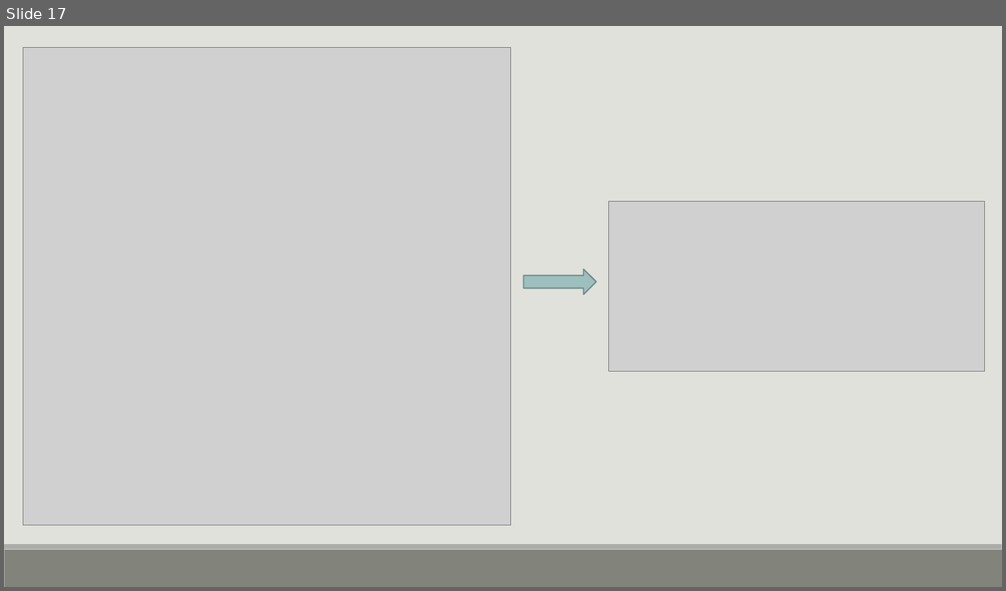
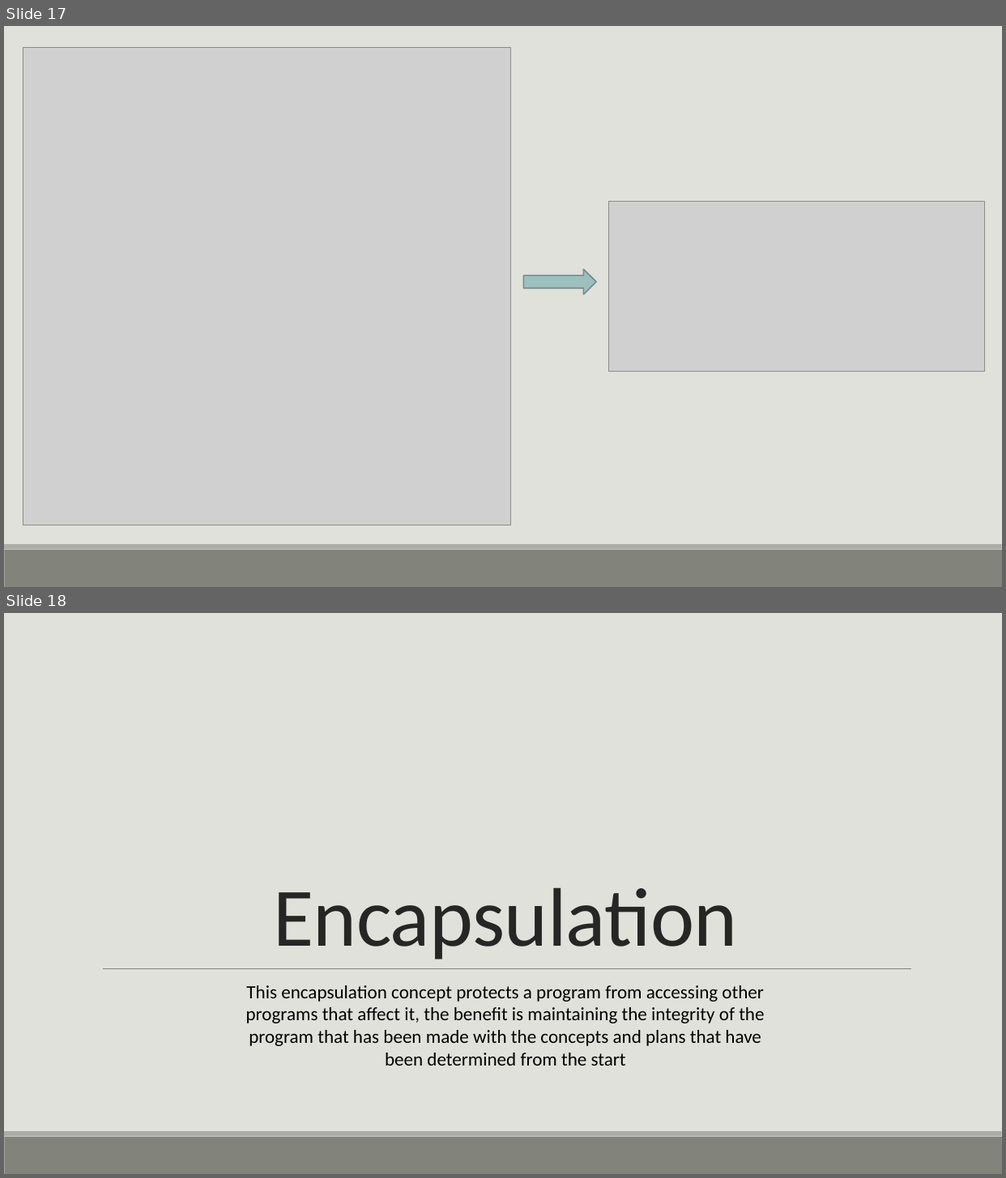
Before and after one commit to nhixs/Nusacamp, a slide deck: training_code_id/hari2/Bangun Datar dan Bangun Ruang.pptx. Shown one above the other, each under a label of ours: slide 17 before the commit, slides 17 and 18 after it. The pictures are 1006x591 and 1006x1178 pixels, drawn with LibreOffice and Linux fonts; fonts in the diff are those of the drawing; grey boxes stand for pictures. Boxes give left, top, right and bottom in pixels: in the first picture for what was removed or moved away, otherwise in the second. Text is boxed around its words. In the diff, an @@ line names an element or a change of style, - is before the commit and + after.

```diff
--- a/training_code_id/hari2/Bangun Datar dan Bangun Ruang.pptx
+++ b/training_code_id/hari2/Bangun Datar dan Bangun Ruang.pptx
@@ slide 18 added at <box>4,613,1002,1174</box>, background #E1E1DB; not listed: 2 template elements that a slide beside it also shows @@
@@ title added at <box>273,888,737,960</box>, 80 pt, text #262626 @@
+Encapsulation
@@ line added from (103, 969) to (911, 969), #808080 0.5 pt @@
@@ text added at <box>246,986,764,1066</box>, 18 pt, text #000000 @@
+This encapsulation concept protects a program from accessing other programs that affect it, the benefit is maintaining the integrity of the program that has been made with the concepts and plans that have been determined from the start
```
Also in this commit, not shown: 7 other slides added, 2 slides removed.
